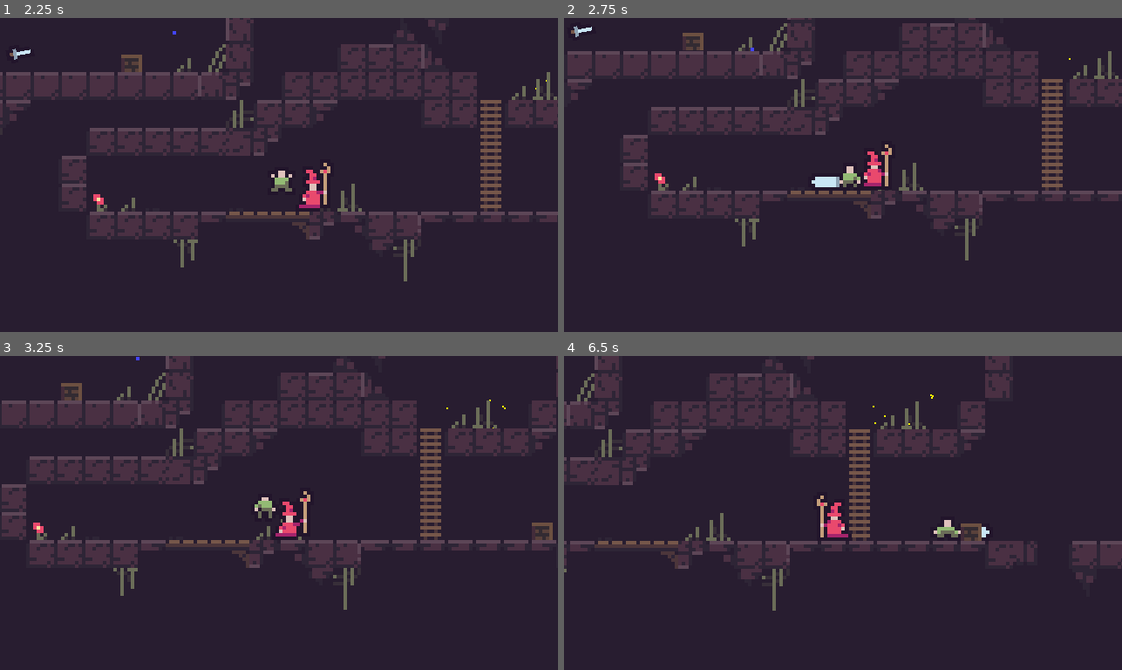
Above: before the commit, frames 1-4 (two rows, left to right).
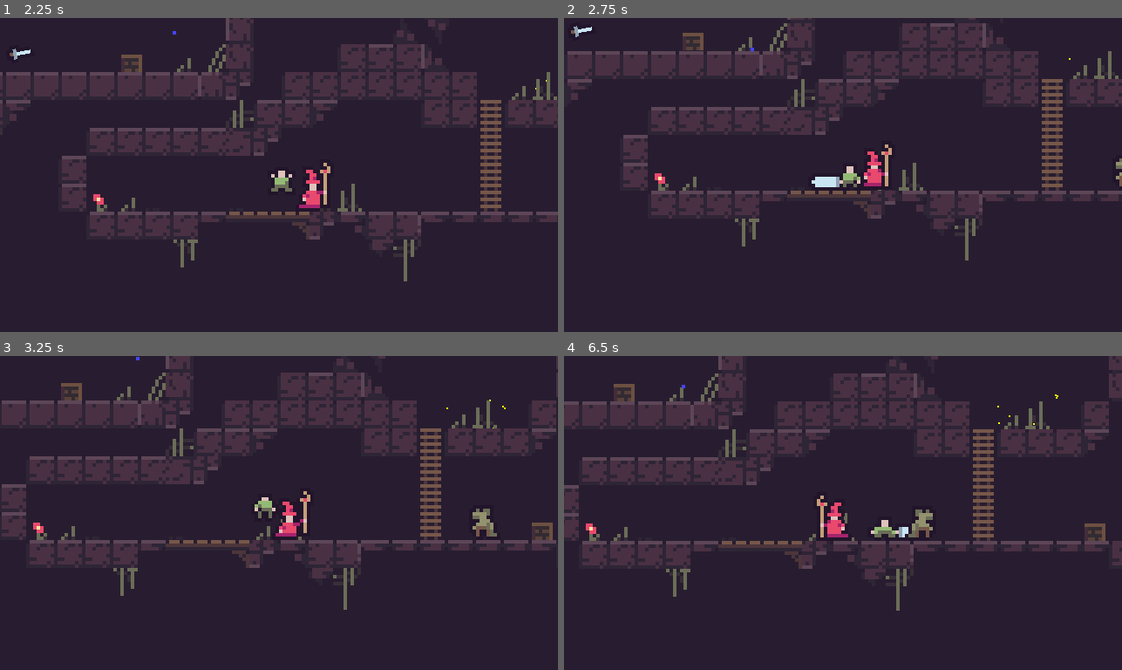
Above: after the commit, the same moments.

Repository: ShamsParvezArka/buet-game-jam-2026-submission
Game: Godot game, scene res://scene/tutorial.tscn
Same seed, same stepped clock (60 frames per second), same inputs: the game is played once before the commit and once after it.
Inputs:
- Up to frame 1 (2.25 s): tap A (move_left) at 0.5, 1.25, 2 s; hold K (attack) 0.53-1.28 s; hold D (move_right) 0.53-2.03 s; tap Space (jump) at 0.77, 1.52 s; tap W (climb) at 1.35 s; hold A (move_left) from 2.03 s (still down); hold F (pick_up) from 2.03 s (still down)
- Up to frame 2 (2.75 s): keep holding A (move_left); keep holding F (pick_up)
- Up to frame 3 (3.25 s): release A (move_left) at 2.78 s; release F (pick_up) at 2.78 s; hold D (move_right) from 2.78 s (still down); tap Tab (player_switch) at 2.85 s; tap Space (jump) at 3.02 s
- Up to frame 4 (6.5 s): tap A (move_left) at 3.5, 4.25 s; tap J (teleport) at 3.6 s; tap Space (jump) at 3.77, 4.52, 6.02 s; release D (move_right) at 4.28 s; hold A (move_left) 4.28-5.03 s; tap K (attack) at 4.35 s; hold D (move_right) 5.03-5.78 s; tap W (climb) at 5.1 s; hold A (move_left) from 5.78 s (still down); tap F (pick_up) at 5.85 s

Frame 1 is identical in both runs. In frame 2, less than 0.1% of the frame differs, in the area x 98-100%, y 44-54%; in frame 3, 0.2%; in frame 4, 21%, in the area x 0-100%, y 0-82%.

Commit message:
[lazy] organizing codes

Diff:
--- a/scene/tutorial.tscn
+++ b/scene/tutorial.tscn
@@ -1,14 +1,15 @@
-[gd_scene load_steps=19 format=4 uid="uid://dl2f7h76w60tg"]
+[gd_scene load_steps=20 format=4 uid="uid://dl2f7h76w60tg"]
 
 [ext_resource type="Texture2D" uid="uid://dwod412cnxdjd" path="res://asset/environment.png" id="1_8jxoh"]
 [ext_resource type="Texture2D" uid="uid://cdxpoo7lmcvax" path="res://asset/environment2.png" id="2_mo30s"]
 [ext_resource type="PackedScene" uid="uid://hveqhu5colj6" path="res://scene/player_basic.tscn" id="2_nvmt1"]
-[ext_resource type="PackedScene" uid="uid://vqo8flk2iu5c" path="res://scene/fire_fly.tscn" id="2_otirw"]
+[ext_resource type="PackedScene" path="res://scene/fire_fly.tscn" id="2_otirw"]
 [ext_resource type="PackedScene" uid="uid://kawqca265cno" path="res://scene/player_wizard.tscn" id="3_mqdaa"]
 [ext_resource type="Script" uid="uid://c5weuruku80cb" path="res://script/advance_camera_rig.gd" id="4_won01"]
 [ext_resource type="PackedScene" uid="uid://cqomx2alnw0gs" path="res://scene/push_box.tscn" id="5_mqdaa"]
 [ext_resource type="PackedScene" uid="uid://etr28kadskst" path="res://scene/hovering_sword.tscn" id="7_6axd3"]
-[ext_resource type="PackedScene" uid="uid://bk68a4eth0elr" path="res://scene/water_drop.tscn" id="7_whbp6"]
+[ext_resource type="PackedScene" path="res://scene/water_drop.tscn" id="7_whbp6"]
+[ext_resource type="PackedScene" uid="uid://c52mgjdsmi12l" path="res://scene/mob.tscn" id="10_qi44v"]
 
 [sub_resource type="TileSetAtlasSource" id="TileSetAtlasSource_8jxoh"]
 texture = ExtResource("1_8jxoh")
@@ -342,3 +343,7 @@
 
 [node name="HoveringSword" parent="." instance=ExtResource("7_6axd3")]
 position = Vector2(221, 741)
+
+[node name="mob" parent="." node_paths=PackedStringArray("player") instance=ExtResource("10_qi44v")]
+position = Vector2(368, 781)
+player = NodePath("../PlayerBasic")
--- a/script/mob/idle.gd
+++ b/script/mob/idle.gd
@@ -2,8 +2,8 @@
 
 func enter() -> void:
 	player.flipbook.play("idle")
+
 func update(delta: float) -> void:
-	print(player.velocity)
+
 	if player.direction_horizontal != 0 :
-		print("change to run")
 		state_machine.change_state(state_machine.get_node("Run"))
--- a/script/mob/mob_basic.gd
+++ b/script/mob/mob_basic.gd
@@ -26,9 +26,15 @@
 	right_boundary = self.position + Vector2(10,0)
 
 func _physics_process(delta: float) -> void:
+	state_machine.update(delta)
 	move(delta)
 	change_direction()
 	lookForPlayer()
+
+
+func _process(_delta: float) -> void:
+	direction_horizontal = sign(direction.x)
+	direction_vertical = sign(direction.y)
 
 func lookForPlayer():
 	if ray_cast.is_colliding():
@@ -67,13 +73,12 @@
 			else:
 				flipbook.flip_h	= true
 				ray_cast.target_position = Vector2(-50,0)
+
 	elif current_state == State.FOUND: # found the player
 		direction = (player.position - self.position).normalized()
 
 		direction = sign(direction)
 		if direction.x == 1:
-			#right direction
-			#print("chasing in right")
 			flipbook.flip_h = false
 			ray_cast.target_position = Vector2(50,0)
 		else:
--- a/script/mob/run.gd
+++ b/script/mob/run.gd
@@ -1,12 +1,9 @@
 extends State
 
 func enter() -> void:
-	print("sprite2d for run")
 	player.flipbook.play("run")
 
 func update(delta: float) -> void:
-	state_machine.update_facing_direction(player.direction_horizontal)
-
 	if player.direction_horizontal == 0:
 		state_machine.change_state(state_machine.get_node("Idle"))
 	#elif Input.is_action_pressed("attack"):
--- a/script/mob/state_machine.gd
+++ /dev/null
@@ -1 +0,0 @@
-extends StateMachine
Not shown, added: scene/mob.tscn17390864960.tmp
Not shown, added: scene/mob.tscn17550550708.tmp
